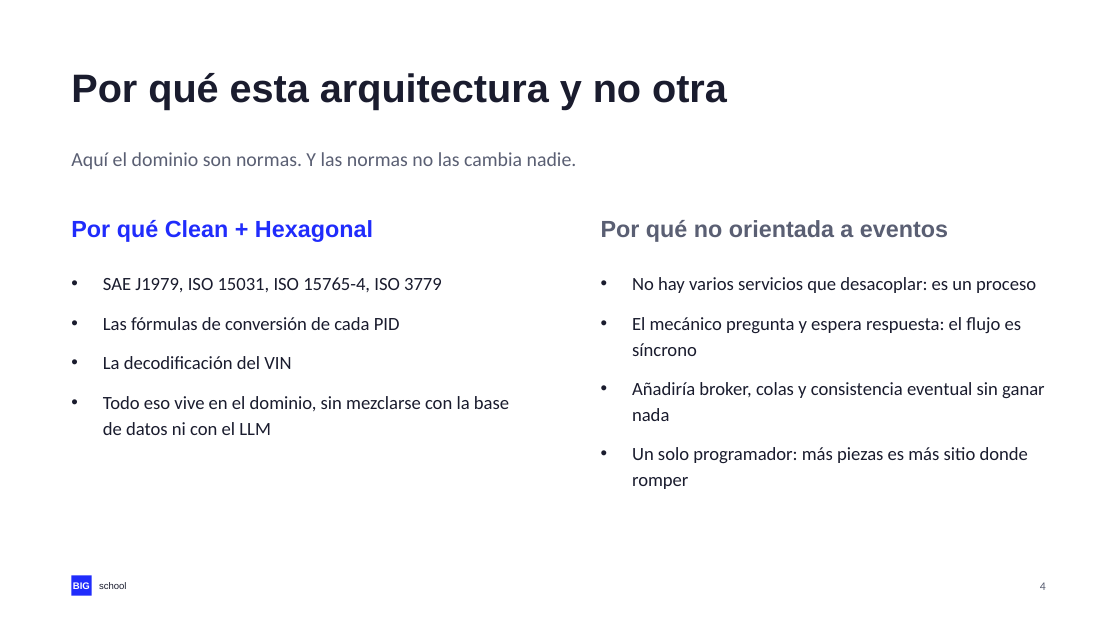
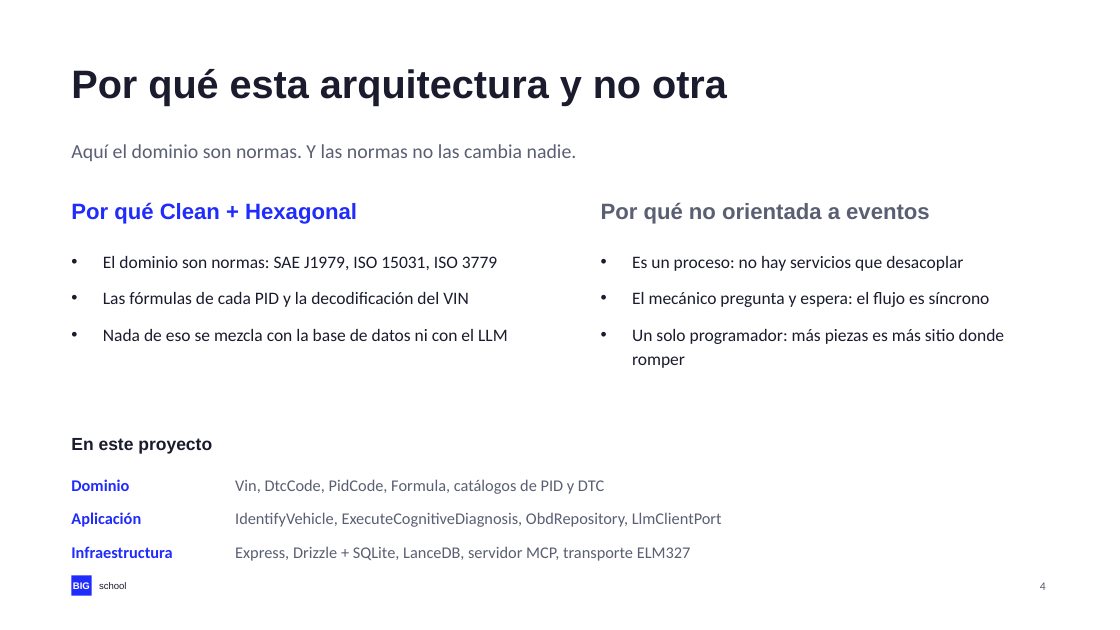
Before and after one commit to NovilloQuinta/intelligent-automotive-diagnostics, a slide deck: slide 4 of docs/presentacion/tfm-intelligent-automotive-diagnostics.pptx. Drawn at 1120x630 pixels with LibreOffice and Linux fonts; fonts in the diff are those of the drawing. Boxes give left, top, right and bottom in pixels: in the first picture for what was removed or moved away, otherwise in the second. Text is boxed around its words. In the diff, an @@ line names an element or a change of style, - is before the commit and + after.

Commit message:
docs(tfm): fundir las tres capas como ejemplo en la de arquitectura

```diff
--- a/docs/presentacion/tfm-intelligent-automotive-diagnostics.pptx
+++ b/docs/presentacion/tfm-intelligent-automotive-diagnostics.pptx
@@ text "Por qué esta arquitectura y ...": place and size @@
-text "Por qué esta arquitectura y ..." at box(71, 73, 727, 110)
+text "Por qué esta arquitectura y ..." at box(71, 69, 727, 106)
@@ text "Aquí el dominio son normas. ...": place and size @@
-text "Aquí el dominio son normas. ..." at box(71, 152, 577, 169)
+text "Aquí el dominio son normas. ..." at box(71, 144, 577, 161)
@@ text "Por qué Clean + Hexagonal": place and size @@
-text "Por qué Clean + Hexagonal" at box(71, 220, 373, 242)
+text "Por qué Clean + Hexagonal" at box(71, 202, 357, 224)
@@ text "Por qué Clean + Hexagonal" at box(71, 202, 357, 224): size 20 to 19 pt @@
@@ text "Por qué no orientada a ...": place and size @@
-text "Por qué no orientada a ..." at box(601, 220, 948, 242)
+text "Por qué no orientada a ..." at box(601, 202, 930, 224)
@@ text "Por qué no orientada a ..." at box(601, 202, 930, 224): size 20 to 19 pt @@
@@ text at box(103, 256, 508, 341): text changed; size 16 to 15 pt @@
-• SAE J1979, ISO 15031, ISO 15765-4, ISO 3779
-• Las fórmulas de conversión de cada PID
-• La decodificación del VIN
-• Todo eso vive en el dominio, sin mezclarse con la base de datos ni con el LLM
+• El dominio son normas: SAE J1979, ISO 15031, ISO 3779
+• Las fórmulas de cada PID y la decodificación del VIN
+• Nada de eso se mezcla con la base de datos ni con el LLM
@@ text "Es un proceso: no hay ...": place and size @@
-text "Es un proceso: no hay ..." at box(632, 277, 1045, 489)
+text "Es un proceso: no hay ..." at box(632, 256, 1004, 368)
@@ text at box(632, 256, 990, 307): text changed; size 16 to 15 pt @@
-• No hay varios servicios que desacoplar: es un proceso
-• El mecánico pregunta y espera respuesta: el flujo es síncrono
-• Añadiría broker, colas y consistencia eventual sin ganar nada
+• Es un proceso: no hay servicios que desacoplar
+• El mecánico pregunta y espera: el flujo es síncrono
@@ text at box(632, 329, 1004, 368): size 16 to 15 pt in "Un solo programador: más piezas es más ..."; line spacing 22pt to 21pt; less space between paragraphs @@
@@ text added at box(71, 438, 212, 454), 15 pt, text #1A1C2E, bold @@
+En este proyecto
@@ text added at box(71, 479, 129, 491), 14 pt, text #202CFC, bold @@
+Dominio
@@ text added at box(235, 479, 604, 494), 14 pt, text #5A5F73 @@
+Vin, DtcCode, PidCode, Formula, catálogos de PID y DTC
@@ text added at box(71, 512, 141, 527), 14 pt, text #202CFC, bold @@
+Aplicación
@@ text added at box(235, 512, 722, 527), 14 pt, text #5A5F73 @@
+IdentifyVehicle, ExecuteCognitiveDiagnosis, ObdRepository, LlmClientPort
@@ text added at box(71, 546, 172, 558), 14 pt, text #202CFC, bold @@
+Infraestructura
@@ text added at box(235, 546, 691, 561), 14 pt, text #5A5F73 @@
+Express, Drizzle + SQLite, LanceDB, servidor MCP, transporte ELM327
```
Also in this commit, not shown: 1 slide removed, 2 other files.
